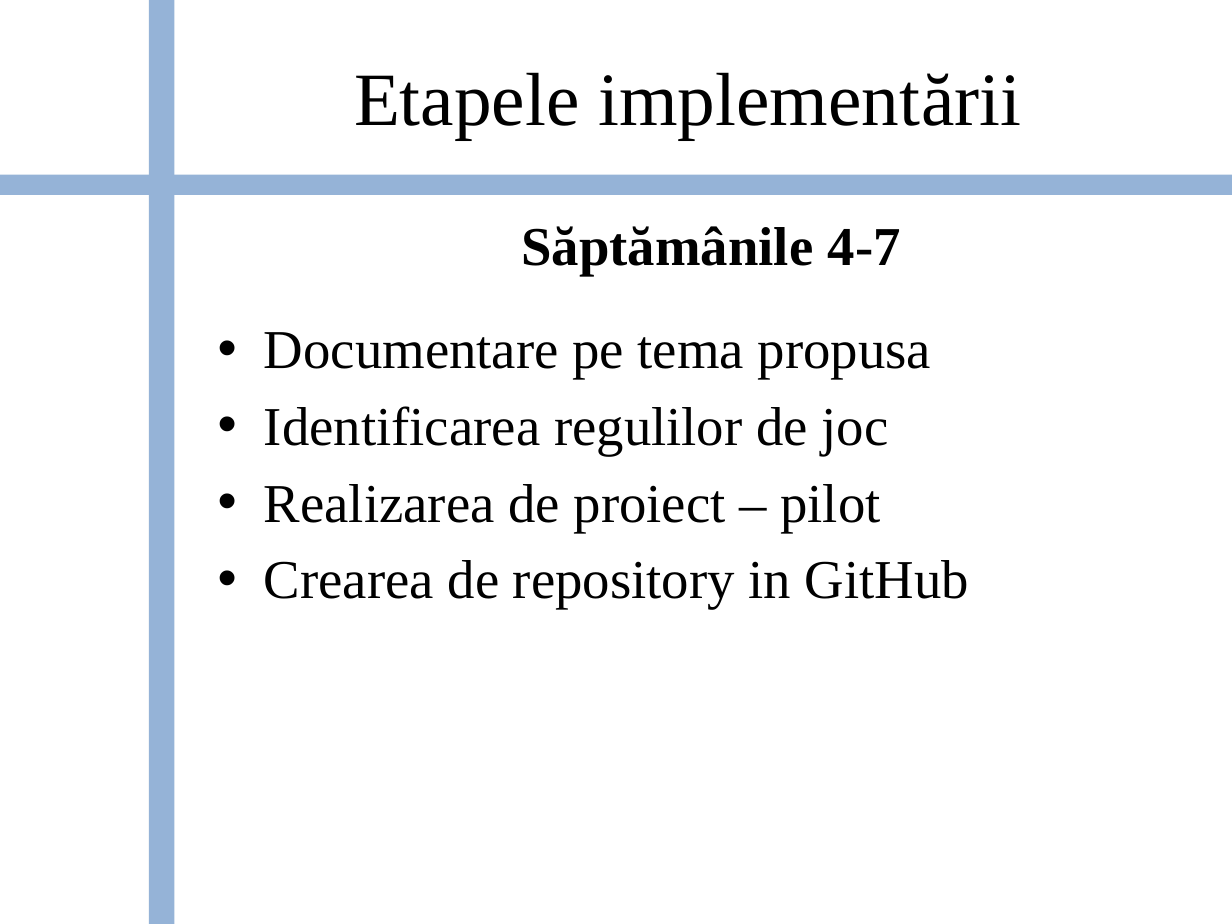
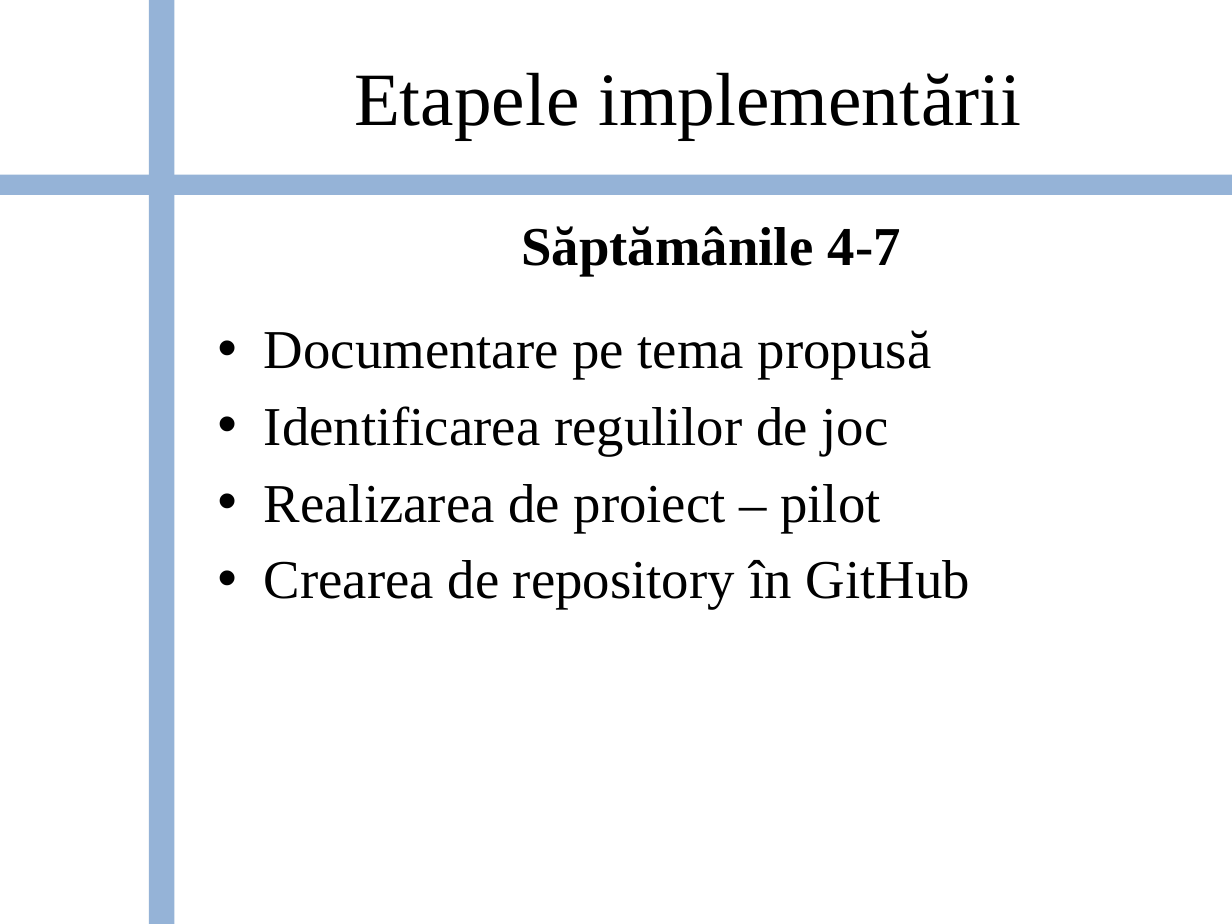
Before and after one commit to bogdanbalau/Unity_3D_Leap, a slide deck: slide 8 of Checkers_Unity_LeapMotion.pptx. Drawn at 1232x924 pixels with LibreOffice and Linux fonts; fonts in the diff are those of the drawing; background and template pictures are left out. Boxes give left, top, right and bottom in pixels: in the first picture for what was removed or moved away, otherwise in the second. Text is boxed around its words. In the diff, an @@ line names an element or a change of style, - is before the commit and + after.

```diff
--- a/Checkers_Unity_LeapMotion.pptx
+++ b/Checkers_Unity_LeapMotion.pptx
@@ text at bbox=[264, 330, 932, 379]: text changed @@
-• Documentare pe tema propusa
+• Documentare pe tema propusă
@@ text at bbox=[264, 560, 970, 609]: text changed @@
-• Crearea de repository in GitHub
+• Crearea de repository în GitHub
```
Also in this commit, not shown: 10 other slides changed, 1 slide added, 1 other file.
